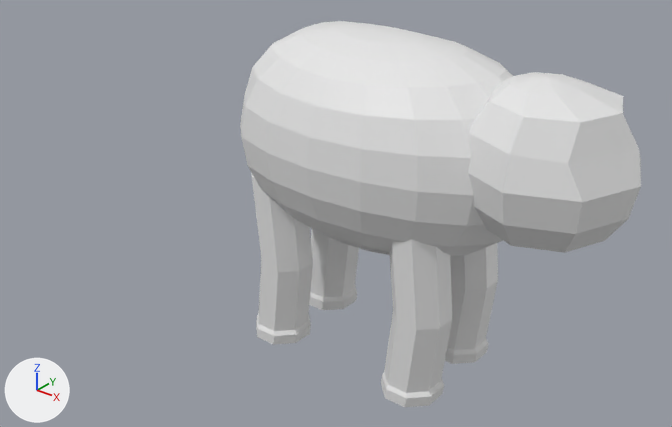
Two versions of the FBX model Assets/Models/PlayerElephant.fbx, one commit apart.
One viewpoint serves both versions: a 50 mm lens placed at (2.79, -3.84, 3.13), pointed at (0.23, -0.65, 1.15). Arrows for +X, +Y and +Z are at lower left; the lights stay in place. Where no turn or scale is listed for an object, it has been applied to the vertices.

Objects in the first picture: 'Body', 'Head', 'Leg front left', 'Leg front right', 'Leg rear left', 'Leg rear right'.
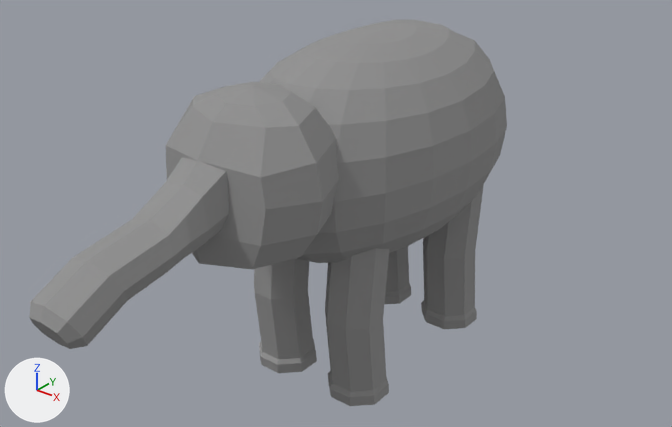
The change, as a list of edits to the scene's bpy script:
```text
Add mat_elephant_hide:
    mat_elephant_hide = principled_material('Elephant hide')
    mat_elephant_hide.base_color = (0.288, 0.288, 0.288)  # grey #929292
    mat_elephant_hide.roughness = 1.0
Change me_elephant_leg:
    where me_elephant_leg.from_pydata(...)  # 40 vertices, 34 faces; spans x -22.1..15.9, y -52.5..52.5, z -18.5..16.8
    used by ob_leg_front_left; location = (0.432, 0.23, 0.52); rotation_euler = (1.571, 0.0, -2.748), in degrees (90, 0, -157); scale = (0.01, 0.01, 0.01)
    me_elephant_leg part 1: the whole mesh is turned -67.4 degrees about the y axis through the mesh origin
    add me_elephant_leg.materials.append(mat_elephant_hide)  # grey #929292
Change me_sphere:
    where me_sphere.from_pydata(...)  # 222 vertices, 240 faces; spans x -0.78..1.0, y -0.59..0.59, z -0.63..0.58
    used by ob_body; location = (0.0, 0.0, 1.298)
    me_sphere part 2: the whole mesh is turned -90 degrees about the z axis through its middle, then moved by (-0.11, -0.11, 1.3)
    add me_sphere.materials.append(mat_elephant_hide)  # grey #929292
Change me_head:
    used by ob_head; location = (1.016, 0.0, 1.408)
    remove me_head.from_pydata(...)  # 58 vertices, 64 faces; spans x -0.45..0.45, y -0.45..0.45, z -0.404..0.414
    add me_head.from_pydata(...)  # 58 vertices, 64 faces; spans x -0.45..0.45, y -1.351..-0.566, z 1.003..1.821
    me_head part 3: 58 of 58 vertices moved; they spanned x -0.45..0.45, y -0.45..0.45, z -0.404..0.414 and now span x -0.45..0.45, y -1.351..-0.566, z 1.003..1.821; mean shift (0.016, -0.983, 1.408); largest move (0.318, 0.318, 0.0) -> (0.311, -1.23, 1.408)
    add me_head.materials.append(mat_elephant_hide)  # grey #929292
Add me_trunk:
    me_trunk.from_pydata(...)  # 88 vertices, 82 faces; spans x -0.151..0.151, y -2.178..-1.273, z 1.04..1.591
    me_trunk.materials.append(mat_elephant_hide)  # grey #929292
Change ob_leg_front_left:
    ob_leg_front_left.location: (0.432, 0.23, 0.52) -> (0.23, -0.432, 0.52)
    ob_leg_front_left.rotation_euler: (1.571, 0.0, -2.748) -> (1.571, 0.0, 3.142)  # degrees (90, 0, -157) -> degrees (90, 0, 180)
Change ob_body:
    ob_body.location: (0.0, 0.0, 1.298) -> (0.0, 0.0, 0.0)
Change ob_leg_rear_right:
    ob_leg_rear_right.location: (-0.509, -0.268, 0.52) -> (-0.268, 0.509, 0.52)
    ob_leg_rear_right.rotation_euler: (1.571, 0.0, -2.748) -> (1.571, 0.0, 3.142)  # degrees (90, 0, -157) -> degrees (90, 0, 180)
Change ob_head:
    ob_head.location: (1.016, 0.0, 1.408) -> (0.0, 0.0, 0.0)
Change ob_leg_front_right:
    ob_leg_front_right.location: (0.448, -0.273, 0.52) -> (-0.273, -0.448, 0.52)
    ob_leg_front_right.rotation_euler: (1.571, 0.0, -2.748) -> (1.571, 0.0, 3.142)  # degrees (90, 0, -157) -> degrees (90, 0, 180)
Change ob_leg_rear_left:
    ob_leg_rear_left.location: (-0.525, 0.213, 0.52) -> (0.213, 0.525, 0.52)
    ob_leg_rear_left.rotation_euler: (1.571, 0.0, -2.748) -> (1.571, 0.0, 3.142)  # degrees (90, 0, -157) -> degrees (90, 0, 180)
Add ob_trunk:
    ob_trunk = bpy.data.objects.new('Trunk', me_trunk)
    ob_trunk.location = (0.0, 0.0, 0.0)
```

Location of each change, (x1, y1, x2, y2) in pixels of the pictures (672 x 427 px; the box of a moved part takes in the faces that stretch with it):
'Body', recoloured, mesh turned, moved (white to grey): before (240, 21, 513, 256); after (259, 20, 507, 263)
'Head', recoloured, reshaped, moved: before (468, 72, 641, 253); after (166, 82, 339, 269)
'Trunk', added: after (30, 157, 229, 349)
'Leg front right', recoloured, moved, turned: before (381, 239, 452, 407); after (254, 258, 317, 373)
'Leg front left', recoloured, moved, turned: before (445, 243, 498, 364); after (325, 248, 389, 406)
'Leg rear left', recoloured, moved, turned: before (309, 229, 359, 310); after (421, 184, 484, 329)
'Leg rear right', recoloured, moved, turned: before (251, 172, 313, 345); after (384, 246, 411, 304)
part 1 of me_elephant_leg, moved or reshaped: before (251, 172, 498, 407); after (254, 184, 484, 406)
